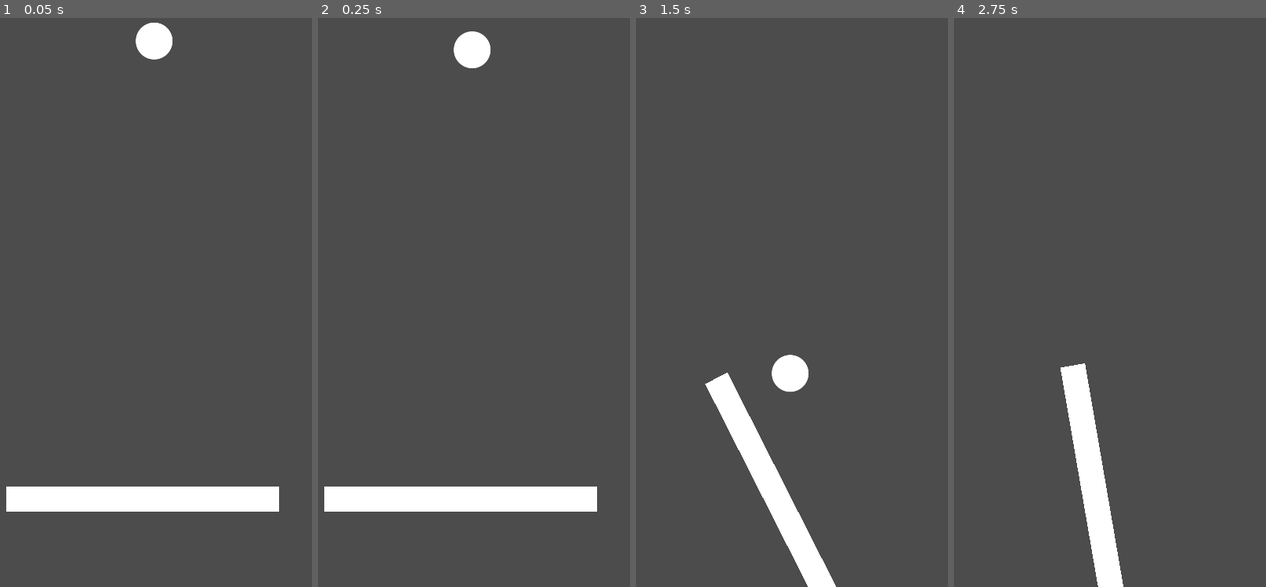
Above: before the commit, frames 1-4 (left to right).
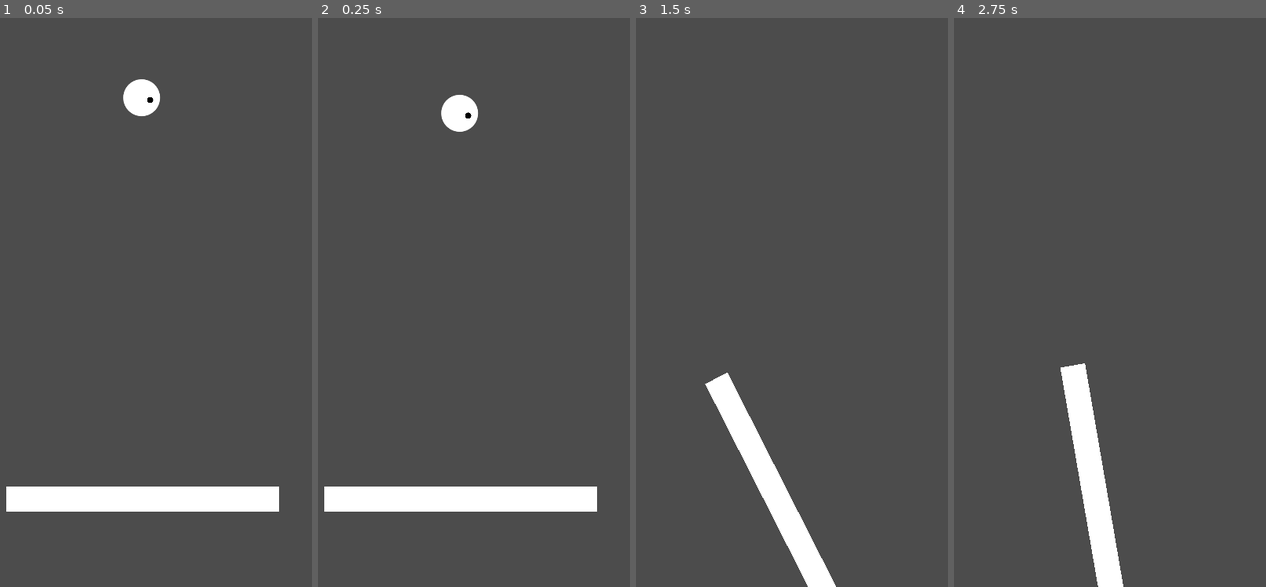
Above: after the commit, the same moments.

Repository: m039/UncontrollableStick
Game: Godot game, scene res://Main.tscn
Two runs of this game, one before a commit and one after it. Both use one fixed random seed, a clock stepped at 60 frames per second and the inputs below.
Inputs:
- Up to frame 1 (0.05 s): no input
- Up to frame 2 (0.25 s): no input
- Up to frame 3 (1.5 s): hold Right (ui_right) 0.53-1.28 s; hold Left (ui_left) from 1.28 s (still down)
- Up to frame 4 (2.75 s): release Left (ui_left) at 2.03 s; hold Right (ui_right) from 2.03 s (still down)

The runs differ from the first frame. In frame 1, 1.2% of the frame differs, in the area x 39-56%, y 0-18%; in frame 2, 1.2%; in frame 3, 0.6%; in frame 4, nothing differs.

Commit message:
POC build.

Diff:
--- /dev/null
+++ b/Ball.gd
@@ -0,0 +1,4 @@
+extends RigidBody2D
+
+func _ready():
+	$SmallDot.modulate = Color(0, 0, 0, 1)
--- a/Ball.tscn
+++ b/Ball.tscn
@@ -1,21 +1,33 @@
-[gd_scene load_steps=4 format=2]
+[gd_scene load_steps=5 format=2]
 
-[ext_resource path="res://Art/Circle_100x100.png" type="Texture" id=1]
+[ext_resource path="res://Ball.gd" type="Script" id=1]
+[ext_resource path="res://Art/Circle_100x100.png" type="Texture" id=2]
 
 [sub_resource type="PhysicsMaterial" id=2]
-bounce = 0.2
+friction = 0.0
+bounce = 0.3
 
 [sub_resource type="CircleShape2D" id=1]
 radius = 68.1817
 
 [node name="Ball" type="RigidBody2D"]
+position = Vector2( 290, 220 )
+rotation = 1.0472
 physics_material_override = SubResource( 2 )
-gravity_scale = 5.1
+gravity_scale = 9.0
+continuous_cd = 1
+script = ExtResource( 1 )
 
 [node name="Sprite" type="Sprite" parent="."]
 scale = Vector2( 0.6, 0.6 )
-texture = ExtResource( 1 )
+texture = ExtResource( 2 )
 
 [node name="CollisionShape2D" type="CollisionShape2D" parent="."]
 scale = Vector2( 0.440001, 0.440001 )
 shape = SubResource( 1 )
+
+[node name="SmallDot" type="Sprite" parent="."]
+position = Vector2( 10, -10 )
+rotation = -2.87979
+scale = Vector2( 0.1, 0.1 )
+texture = ExtResource( 2 )
--- a/Main.tscn
+++ b/Main.tscn
@@ -7,7 +7,9 @@
 
 [node name="Stick" parent="." instance=ExtResource( 1 )]
 position = Vector2( 290, 860 )
-mode = 1
+mode = 3
 
 [node name="Ball" parent="." instance=ExtResource( 2 )]
-position = Vector2( 310, 130 )
+position = Vector2( 290, 220 )
+rotation = 1.0472
+gravity_scale = 9.0
--- a/Stick.tscn
+++ b/Stick.tscn
@@ -1,14 +1,20 @@
-[gd_scene load_steps=4 format=2]
+[gd_scene load_steps=5 format=2]
 
 [ext_resource path="res://Stick.gd" type="Script" id=1]
 [ext_resource path="res://Art/Square_100x100.png" type="Texture" id=2]
+
+[sub_resource type="PhysicsMaterial" id=2]
+friction = 0.0
 
 [sub_resource type="RectangleShape2D" id=1]
 extents = Vector2( 220, 20 )
 
 [node name="Stick" type="RigidBody2D"]
+position = Vector2( 290, 860 )
 mode = 3
+physics_material_override = SubResource( 2 )
 gravity_scale = 0.0
+continuous_cd = 1
 script = ExtResource( 1 )
 
 [node name="Sprite" type="Sprite" parent="."]
